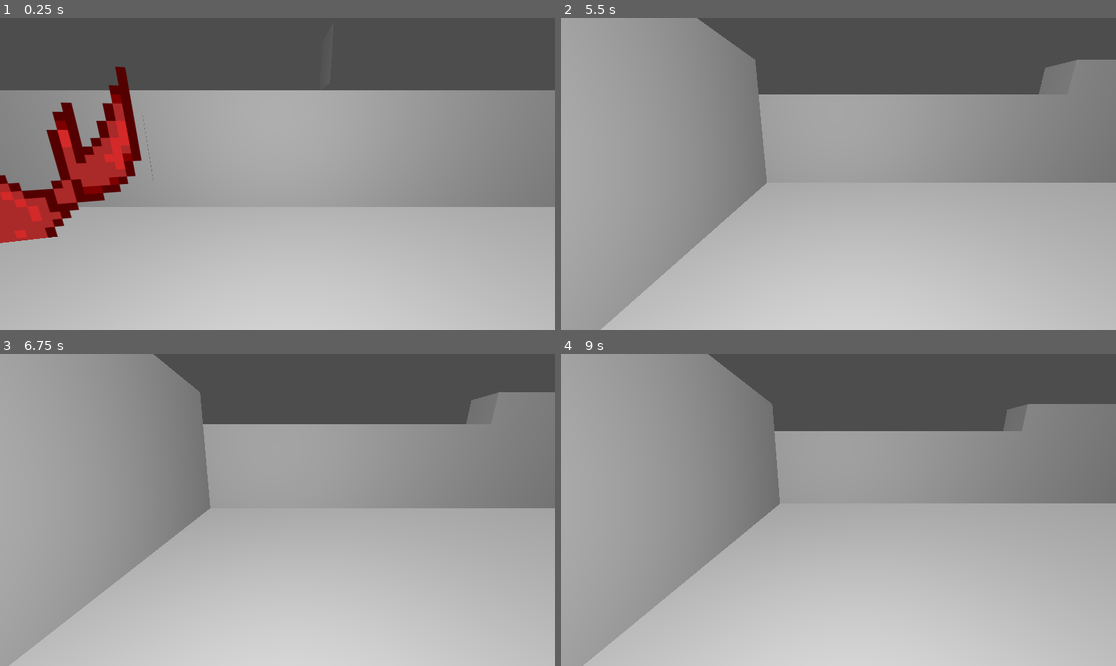
Above: before the commit, frames 1-4 (two rows, left to right).
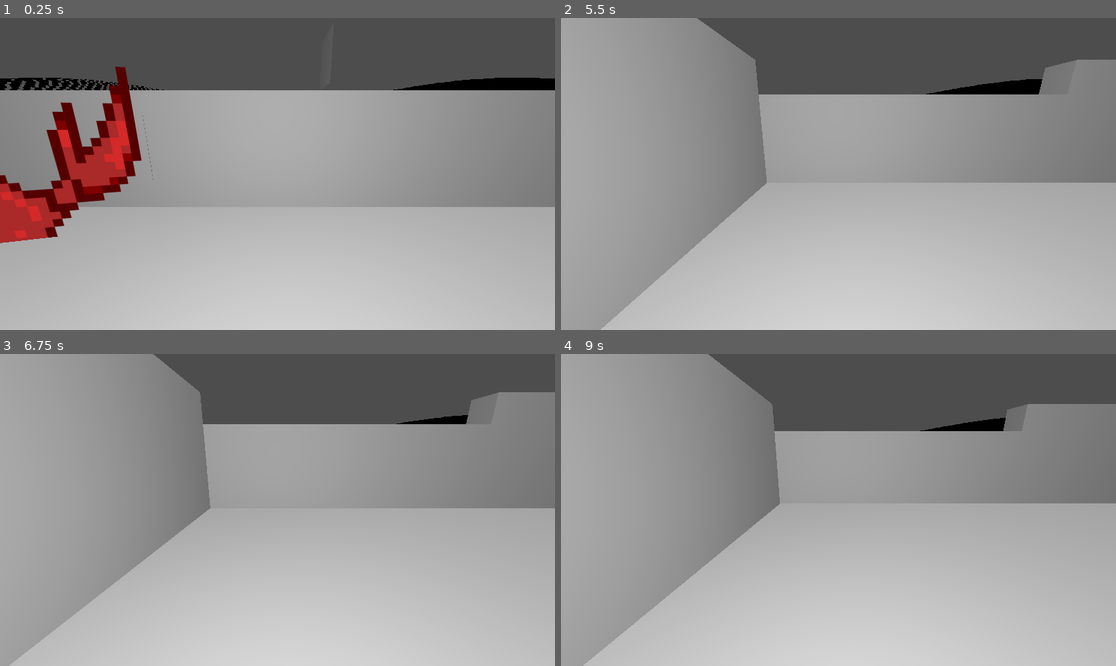
Above: after the commit, the same moments.

Repository: murumart/gd-blockgame
Game: Godot game, scene res://world/world.tscn
The game is run twice, just before and just after one commit, with the same random seed, the same clock (stepped at 60 frames per second) and the same inputs.
Inputs (mouse positions are in pixels of both pictures, inside the frame that each line leads up to):
- Up to frame 1 (0.25 s): no input
- Up to frame 2 (5.5 s): tap Enter at 0.5, 3.5 s; move the mouse to (960, 158) at 0.52 s; hold D 0.53-1.25 s; tap Z at 0.6, 2.3, 3.8, 5.1 s; click (960, 158) at 0.67 s; drag from (727, 189) to (810, 236) at 1.27 s; tap Space at 2, 5 s; move the mouse to (894, 105) at 2.02 s; hold D 2.03-2.75 s; tap Q at 2.1 s; drag from (810, 236) to (672, 127) at 2.77 s; move the mouse to (1005, 220) at 3.52 s; hold A 3.53-4.25 s; tap Shift at 3.6 s; drag from (672, 127) to (755, 96) at 4.27 s; move the mouse to (866, 174) at 5.02 s; hold S from 5.03 s (still down); click (866, 174) at 5.17 s
- Up to frame 3 (6.75 s): release S at 5.75 s; drag from (194, 432) to (166, 525) at 5.77 s; tap Enter at 6.5 s; move the mouse to (399, 494) at 6.52 s; hold W from 6.53 s (still down); tap Q at 6.6 s
- Up to frame 4 (9 s): tap Z at 6.8, 8.3 s; release W at 7.25 s; drag from (727, 525) to (810, 572) at 7.27 s; tap Space at 8 s; move the mouse to (894, 441) at 8.02 s; hold S 8.03-8.75 s; tap Shift at 8.1 s; drag from (810, 572) to (672, 463) at 8.77 s

The runs differ from the first frame. In frame 1, 1.4% of the frame differs, in the area x 0-100%, y 19-24%; in frame 2, 0.6%; in frame 3, 0.2%; in frame 4, 0.4%.

Commit message:
meshing refactor

Diff:
--- a/util/debug_binds.gd
+++ b/util/debug_binds.gd
@@ -17,6 +17,6 @@
 	var e := event as InputEventKey
 	if e.pressed: match e.keycode:
 		KEY_Z:
+			_current_mode = posmod(_current_mode + 1, DEBUG_MODES.size())
 			RenderingServer.viewport_set_debug_draw(
 				_vp.get_viewport_rid(), DEBUG_MODES[_current_mode])
-			_current_mode = posmod(_current_mode + 1, DEBUG_MODES.size())
--- a/world/rendering/chunk_renderer.gd
+++ b/world/rendering/chunk_renderer.gd
@@ -23,12 +23,12 @@
 
 
 static var axes := [
-	[Chunks.ADJ_AXIS_XY, Vector2i(Chunks.CHUNK_SIZE.x, Chunks.CHUNK_SIZE.y), _append_face_z_pos, Vector3i(0, 1, 2), 1],
-	[Chunks.ADJ_AXIS_XZ, Vector2i(Chunks.CHUNK_SIZE.x, Chunks.CHUNK_SIZE.z), _append_face_y_pos, Vector3i(0, 2, 1), 1],
-	[Chunks.ADJ_AXIS_YZ, Vector2i(Chunks.CHUNK_SIZE.y, Chunks.CHUNK_SIZE.z), _append_face_x_pos, Vector3i(1, 2, 0), 1],
-	[Chunks.ADJ_AXIS_XY + 3, Vector2i(Chunks.CHUNK_SIZE.x, Chunks.CHUNK_SIZE.y), _append_face_z_neg, Vector3i(0, 1, 2), 0],
-	[Chunks.ADJ_AXIS_XZ + 3, Vector2i(Chunks.CHUNK_SIZE.x, Chunks.CHUNK_SIZE.z), _append_face_y_neg, Vector3i(0, 2, 1), 0],
-	[Chunks.ADJ_AXIS_YZ + 3, Vector2i(Chunks.CHUNK_SIZE.y, Chunks.CHUNK_SIZE.z), _append_face_x_neg, Vector3i(1, 2, 0), 0],
+	[Chunks.ADJ_AXIS_XY, Vector2i(Chunks.CHUNK_SIZE.x, Chunks.CHUNK_SIZE.y), Vector3i(0, 1, 2), 1],
+	[Chunks.ADJ_AXIS_XZ, Vector2i(Chunks.CHUNK_SIZE.x, Chunks.CHUNK_SIZE.z), Vector3i(0, 2, 1), 1],
+	[Chunks.ADJ_AXIS_YZ, Vector2i(Chunks.CHUNK_SIZE.y, Chunks.CHUNK_SIZE.z), Vector3i(1, 2, 0), 1],
+	[Chunks.ADJ_AXIS_XY + 3, Vector2i(Chunks.CHUNK_SIZE.x, Chunks.CHUNK_SIZE.y), Vector3i(0, 1, 2), 0],
+	[Chunks.ADJ_AXIS_XZ + 3, Vector2i(Chunks.CHUNK_SIZE.x, Chunks.CHUNK_SIZE.z), Vector3i(0, 2, 1), 0],
+	[Chunks.ADJ_AXIS_YZ + 3, Vector2i(Chunks.CHUNK_SIZE.y, Chunks.CHUNK_SIZE.z), Vector3i(1, 2, 0), 0],
 ]
 func _create_chunk_render(pos: Vector3i) -> void:
 	assert(is_instance_valid(world))
@@ -50,6 +50,13 @@
 	instances[pos] = instance
 	meshes[pos] = mesh
 
+	_mesh_chunk(mesh, world.chunks.adjacency_maps[pos])
+	print("ChunkRenderer::_create_chunk_render : chunk meshing took ", Time.get_ticks_usec() - start, " us")
+
+
+func _mesh_chunk(mesh: RID, adjdata: Array[PackedInt64Array]) -> void:
+	rs.mesh_clear(mesh)
+
 	var ia: Array
 	ia.resize(am.ARRAY_MAX)
 
@@ -61,146 +68,85 @@
 	ia[am.ARRAY_NORMAL] = ns
 
 	var vxix := 0
-	var adjdata := world.chunks.adjacency_maps[pos]
 
-	var vpos := Vector3i()
+	var vpos := Vector3()
 	for axis: Array in axes:
-		var fun: Callable = axis[2]
-		var axaxis: int = axis[3].x
-		var ayaxis: int = axis[3].y
-		var vecaxis: int = axis[3].z
-		var axisadd: int = axis[4]
+		var axisi: int = axis[0]
+		var axaxis: int = axis[2].x
+		var ayaxis: int = axis[2].y
+		var vecaxis: int = axis[2].z
+		var axisadd: int = axis[3]
+
+		var vtx1 := _FACE_VTICES[axisi][0]
+		var vtx2 := _FACE_VTICES[axisi][1]
+		var vtx3 := _FACE_VTICES[axisi][2]
+		var vtx4 := _FACE_VTICES[axisi][3]
+		var normal := _FACE_NORMALS[axisi]
+
 		for ax: int in axis[1].x: for ay: int in axis[1].y:
 			vpos[axaxis] = ax
 			vpos[ayaxis] = ay
 			vpos[vecaxis] = axisadd
-			var line: int = adjdata[axis[0]][ax + ay * axis[1].x]
+			var line: int = adjdata[axisi][ax + ay * axis[1].x]
 			while line:
 				if line & 1:
-					vxix = fun.call(vpos.x, vpos.y, vpos.z, vx, ix, ns, vxix)
+					#vxix = fun.call(vpos.x, vpos.y, vpos.z, vx, ix, ns, vxix)
+					vxix = _append_face(
+						vpos,
+						vtx1, vtx2, vtx3, vtx4,
+						normal,
+						vx, ix, ns, vxix,
+					)
 				line = line >> 1
 				vpos[vecaxis] += 1
-	if vx.size() == 0:
-		return
+	if vx.size() == 0: return
 	rs.mesh_add_surface_from_arrays(mesh, rs.PRIMITIVE_TRIANGLES, ia)
-	print("ChunkRenderer::_create_chunk_render : chunk meshing took ", Time.get_ticks_usec() - start, " us")
 
 
-static func _append_face_z_pos(
-	x: int, y: int, z: int,
+static var _FACE_VTICES: Array[PackedVector3Array] = [
+	[Vector3(0, 0, 0), Vector3(0, 1, 0), Vector3(1, 1, 0), Vector3(1, 0, 0)], # +z
+	[Vector3(0, 0, 0), Vector3(1, 0, 0), Vector3(1, 0, 1), Vector3(0, 0, 1)], # +y
+	[Vector3(0, 0, 0), Vector3(0, 0, 1), Vector3(0, 1, 1), Vector3(0, 1, 0)], # +x
+	[Vector3(0, 0, 0), Vector3(1, 0, 0), Vector3(1, 1, 0), Vector3(0, 1, 0)], # -z
+	[Vector3(0, 0, 0), Vector3(0, 0, 1), Vector3(1, 0, 1), Vector3(1, 0, 0)], # -y
+	[Vector3(0, 0, 0), Vector3(0, 1, 0), Vector3(0, 1, 1), Vector3(0, 0, 1)], # -x
+
+]
+static var _FACE_NORMALS: PackedVector3Array = [
+	Vector3i.BACK,
+	Vector3i.UP,
+	Vector3i.RIGHT,
+	Vector3i.FORWARD,
+	Vector3i.DOWN,
+	Vector3i.LEFT,
+]
+
+
+static func _append_face(
+	pos: Vector3,
+
+	vtx1: Vector3,
+	vtx2: Vector3,
+	vtx3: Vector3,
+	vtx4: Vector3,
+	normal: Vector3,
+
 	vx: PackedVector3Array,
 	ix: PackedInt32Array,
 	ns: PackedVector3Array,
-	vxix: int
+	vxix: int,
 ) -> int:
-	vx.append(Vector3(x, y, z))
-	vx.append(Vector3(x, y + 1, z))
-	vx.append(Vector3(x + 1, y + 1, z))
-	vx.append(Vector3(x + 1, y, z))
+	vx.append(pos + vtx1) # _FACE_VTICES[axis][0]
+	vx.append(pos + vtx2) # _FACE_VTICES[axis][1]
+	vx.append(pos + vtx3) # _FACE_VTICES[axis][2]
+	vx.append(pos + vtx4) # _FACE_VTICES[axis][3]
 
 	ix.append(vxix + 0); ix.append(vxix + 1); ix.append(vxix + 2)
 	ix.append(vxix + 2); ix.append(vxix + 3); ix.append(vxix + 0)
-	ns.append(Vector3(0, 0, 1)); ns.append(Vector3(0, 0, 1))
-	ns.append(Vector3(0, 0, 1)); ns.append(Vector3(0, 0, 1))
+
+	ns.append(normal)
+	ns.append(normal)
+	ns.append(normal)
+	ns.append(normal)
 
 	return vxix + 4
-
-
-static func _append_face_z_neg(
-	x: int, y: int, z: int,
-	vx: PackedVector3Array,
-	ix: PackedInt32Array,
-	ns: PackedVector3Array,
-	vxix: int
-) -> int:
-	vx.append(Vector3(x, y, z))
-	vx.append(Vector3(x + 1, y, z))
-	vx.append(Vector3(x + 1, y + 1, z))
-	vx.append(Vector3(x, y + 1, z))
-
-	ix.append(vxix + 0); ix.append(vxix + 1); ix.append(vxix + 2)
-	ix.append(vxix + 2); ix.append(vxix + 3); ix.append(vxix + 0)
-	ns.append(Vector3(0, 0, -1)); ns.append(Vector3(0, 0, -1))
-	ns.append(Vector3(0, 0, -1)); ns.append(Vector3(0, 0, -1))
-
-	return vxix + 4
-
-
-static func _append_face_x_pos(
-	x: int, y: int, z: int,
-	vx: PackedVector3Array,
-	ix: PackedInt32Array,
-	ns: PackedVector3Array,
-	vxix: int
-) -> int:
-	vx.append(Vector3(x, y, z))
-	vx.append(Vector3(x, y, z + 1))
-	vx.append(Vector3(x, y + 1, z + 1))
-	vx.append(Vector3(x, y + 1, z))
-
-	ix.append(vxix + 0); ix.append(vxix + 1); ix.append(vxix + 2)
-	ix.append(vxix + 2); ix.append(vxix + 3); ix.append(vxix + 0)
-	ns.append(Vector3(1, 0, 0)); ns.append(Vector3(1, 0, 0))
-	ns.append(Vector3(1, 0, 0)); ns.append(Vector3(1, 0, 0))
-
-	return vxix + 4
-
-
-static func _append_face_x_neg(
-	x: int, y: int, z: int,
-	vx: PackedVector3Array,
-	ix: PackedInt32Array,
-	ns: PackedVector3Array,
-	vxix: int
-) -> int:
-	vx.append(Vector3(x, y, z))
-	vx.append(Vector3(x, y + 1, z))
-	vx.append(Vector3(x, y + 1, z + 1))
-	vx.append(Vector3(x, y, z + 1))
-
-	ix.append(vxix + 0); ix.append(vxix + 1); ix.append(vxix + 2)
-	ix.append(vxix + 2); ix.append(vxix + 3); ix.append(vxix + 0)
-	ns.append(Vector3(-1, 0, 0)); ns.append(Vector3(-1, 0, 0))
-	ns.append(Vector3(-1, 0, 0)); ns.append(Vector3(-1, 0, 0))
-
-	return vxix + 4
-
-
-static func _append_face_y_pos(
-	x: int, y: int, z: int,
-	vx: PackedVector3Array,
-	ix: PackedInt32Array,
-	ns: PackedVector3Array,
-	vxix: int
-) -> int:
-	vx.append(Vector3(x, y, z))
-	vx.append(Vector3(x + 1, y, z))
-	vx.append(Vector3(x + 1, y, z + 1))
-	vx.append(Vector3(x, y, z + 1))
-
-	ix.append(vxix + 0); ix.append(vxix + 1); ix.append(vxix + 2)
-	ix.append(vxix + 2); ix.append(vxix + 3); ix.append(vxix + 0)
-	ns.append(Vector3(0, 1, 0)); ns.append(Vector3(0, 1, 0))
-	ns.append(Vector3(0, 1, 0)); ns.append(Vector3(0, 1, 0))
-
-	return vxix + 4
-
-
-static func _append_face_y_neg(
-	x: int, y: int, z: int,
-	vx: PackedVector3Array,
-	ix: PackedInt32Array,
-	ns: PackedVector3Array,
-	vxix: int
-) -> int:
-	vx.append(Vector3(x, y, z))
-	vx.append(Vector3(x, y, z + 1))
-	vx.append(Vector3(x + 1, y, z + 1))
-	vx.append(Vector3(x + 1, y, z))
-
-	ix.append(vxix + 0); ix.append(vxix + 1); ix.append(vxix + 2)
-	ix.append(vxix + 2); ix.append(vxix + 3); ix.append(vxix + 0)
-	ns.append(Vector3(0, -1, 0)); ns.append(Vector3(0, -1, 0))
-	ns.append(Vector3(0, -1, 0)); ns.append(Vector3(0, -1, 0))
-
-	return vxix + 4
--- a/world/world.gd
+++ b/world/world.gd
@@ -10,7 +10,7 @@
 func _ready() -> void:
 	chunks = Chunks.new()
 	chunk_renderer = ChunkRenderer.new(self)
-	var b := 3
+	var b := 7
 	for x in range(-b, b): for y in range(-b, b): for z in range(-b, b):
 		chunks.create_chunk(Vector3i(x, y, z))
 
